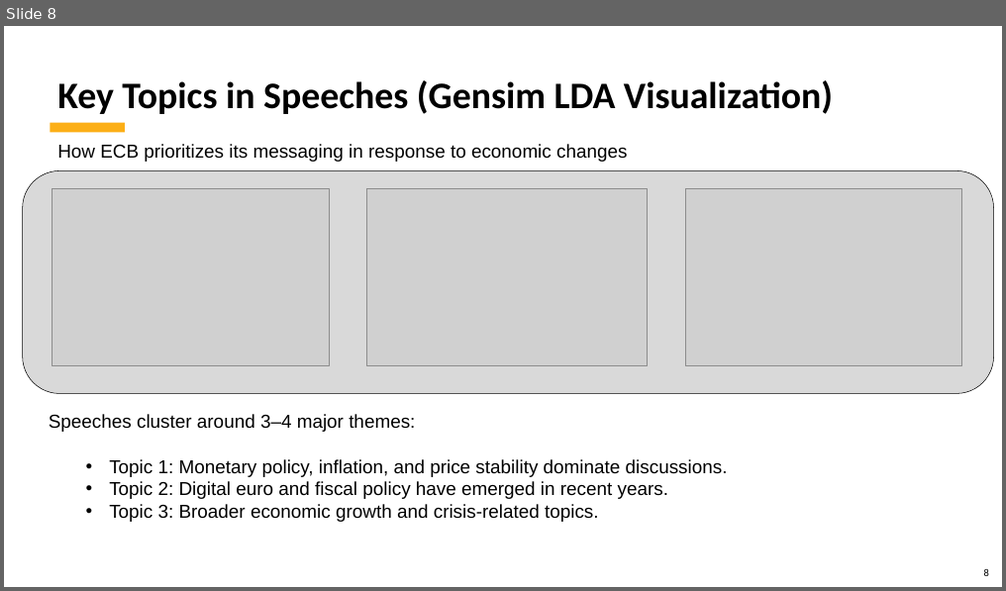
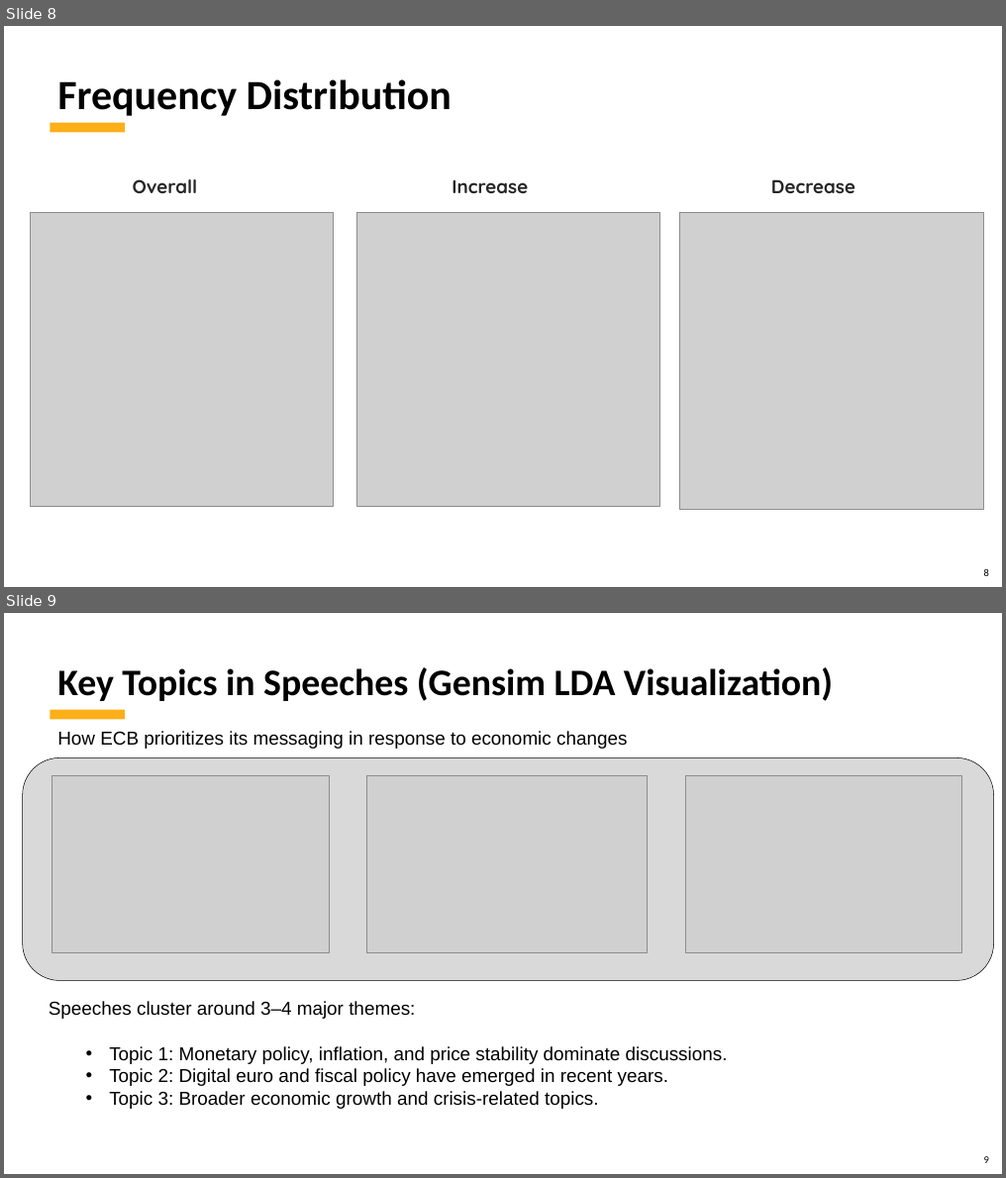
Before and after one commit to kubernetes-world/3666-ANLP-Predicting-ECB-Monetary-Policy, a slide deck: 3666 ANLP - Predicting ECB Monetary Policy.Final Project.pptx. Shown one above the other, each under a label of ours: slide 8 before the commit, slides 8 and 9 after it. The pictures are 1006x591 and 1006x1178 pixels, drawn with LibreOffice and Linux fonts; fonts in the diff are those of the drawing; grey boxes stand for pictures; background and template pictures are left out. Boxes give left, top, right and bottom in pixels: in the first picture for what was removed or moved away, otherwise in the second. Text is boxed around its words. In the diff, an @@ line names an element or a change of style, - is before the commit and + after.

```diff
--- a/3666 ANLP - Predicting ECB Monetary Policy.Final Project.pptx
+++ b/3666 ANLP - Predicting ECB Monetary Policy.Final Project.pptx
@@ slide 8 added at [4, 26, 1002, 587], background picture (left out); not listed: 2 template elements that a slide beside it also shows @@
@@ title added at [57, 79, 451, 116], 40 pt, text #000000, bold @@
+Frequency Distribution
@@ text added at [133, 179, 198, 193], 18 pt, text #262626, bold @@
+Overall
@@ text added at [451, 180, 528, 193], 18 pt, text #262626, bold @@
+Increase
@@ text added at [771, 179, 855, 193], 18 pt, text #262626, bold @@
+Decrease
@@ picture added at [30, 212, 333, 507] @@
@@ picture added at [357, 212, 660, 507] @@
@@ picture added at [679, 212, 983, 510] @@
@@ what was slide 8 is now slide 9 @@
@@ page number at [984, 1157, 989, 1163]: text changed @@
-8
+9
```
Also in this commit, not shown: 7 slides changed, 5 other slides added, 3 slides removed.
